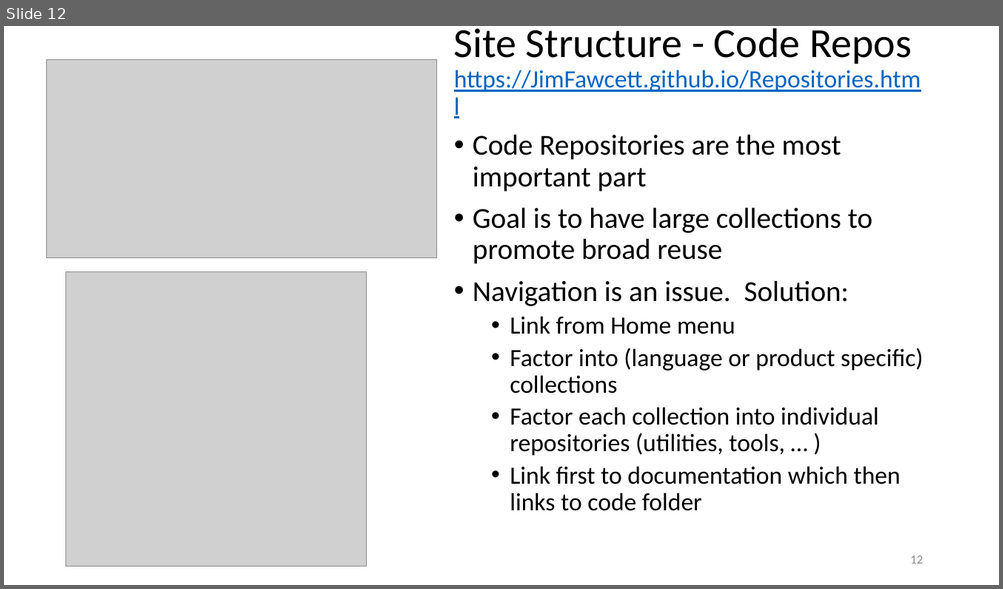
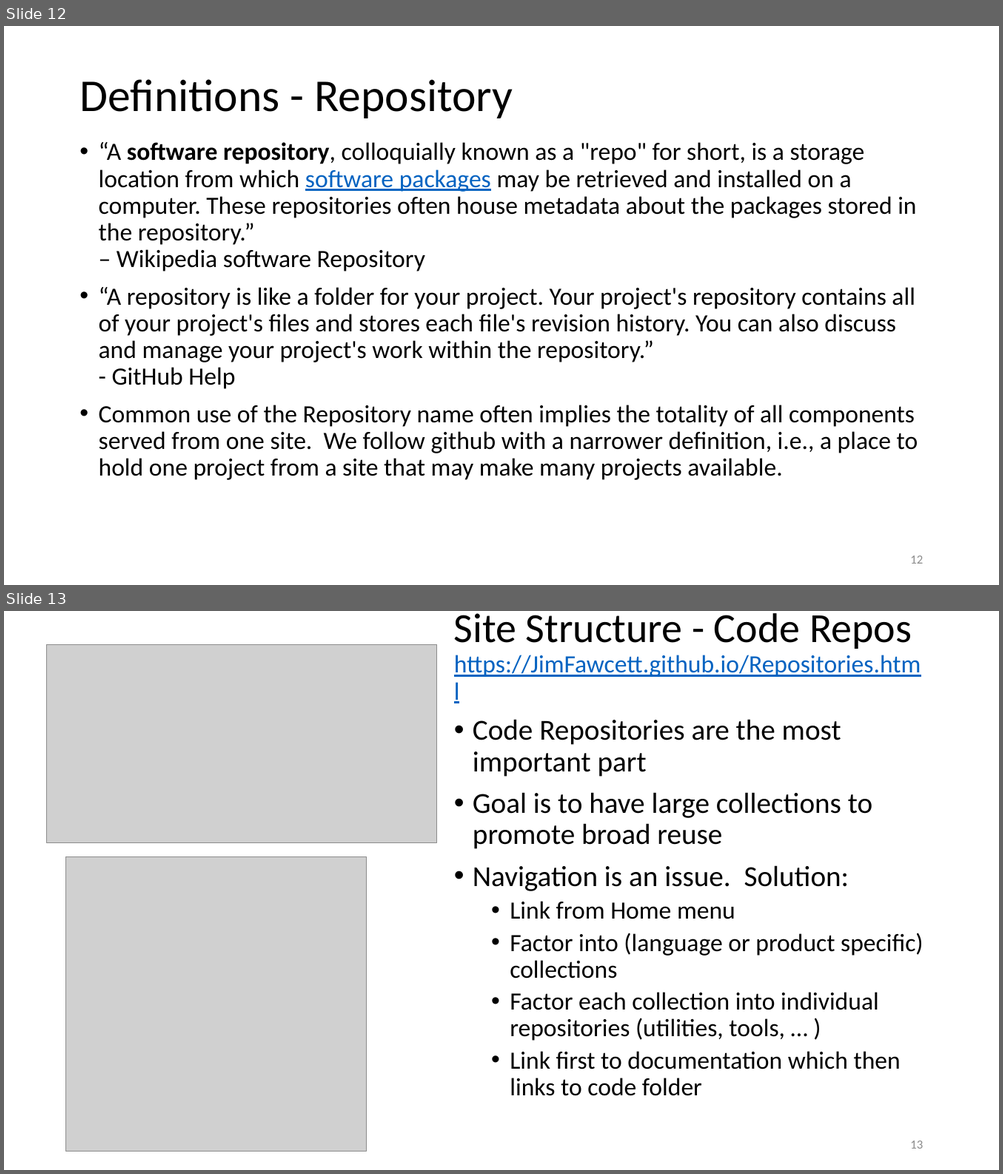
Before and after one commit to JimFawcett/JimFawcett.github.io, a slide deck: Resources/PublishingSourceCode.pptx. Shown one above the other, each under a label of ours: slide 12 before the commit, slides 12 and 13 after it. The pictures are 1003x589 and 1003x1174 pixels, drawn with LibreOffice and Linux fonts; fonts in the diff are those of the drawing; grey boxes stand for pictures. Boxes give left, top, right and bottom in pixels: in the first picture for what was removed or moved away, otherwise in the second. Text is boxed around its words. In the diff, an @@ line names an element or a change of style, - is before the commit and + after.

Commit message:
added new slide with Repo defin

```diff
--- a/Resources/PublishingSourceCode.pptx
+++ b/Resources/PublishingSourceCode.pptx
@@ slide 12 added at [4,26,999,585], background #FFFFFF @@
@@ title added at [79,79,512,118], 44 pt, text #000000 @@
+Definitions - Repository
@@ text added at [99,142,918,480], 24 pt, text #000000 @@
+• “A software repository, colloquially known as a "repo" for short, is a storage location from which software packages may be retrieved and installed on a computer. These repositories often house metadata about the packages stored in the repository.”
+  – Wikipedia software Repository
+• “A repository is like a folder for your project. Your project's repository contains all of your project's files and stores each file's revision history. You can also discuss and manage your project's work within the repository.”
+  - GitHub Help
+• Common use of the Repository name often implies the totality of all components served from one site. We follow github with a narrower definition, i.e., a place to hold one project from a site that may make many projects available.
@@ page number added at [910,556,922,564], 12 pt, text #8C8C8C @@
+12
@@ what was slide 12 is now slide 13 @@
@@ page number at [910,1141,922,1149]: text changed @@
-12
+13
```
Also in this commit, not shown: 1 slide changed, 1 other file.
